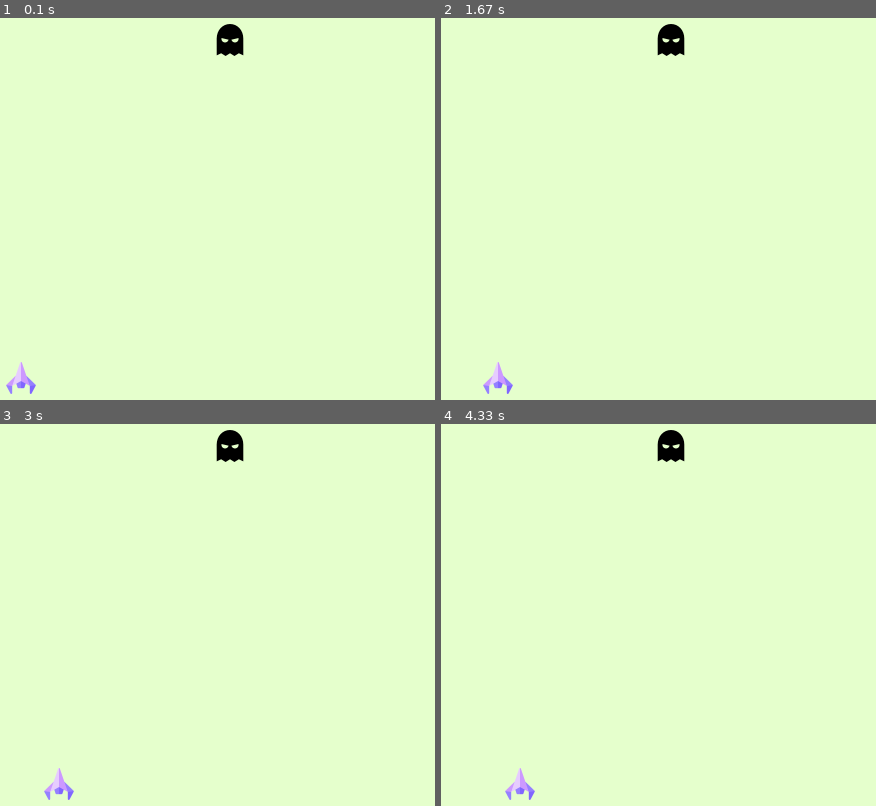
Above: before the commit, frames 1-4 (two rows, left to right).
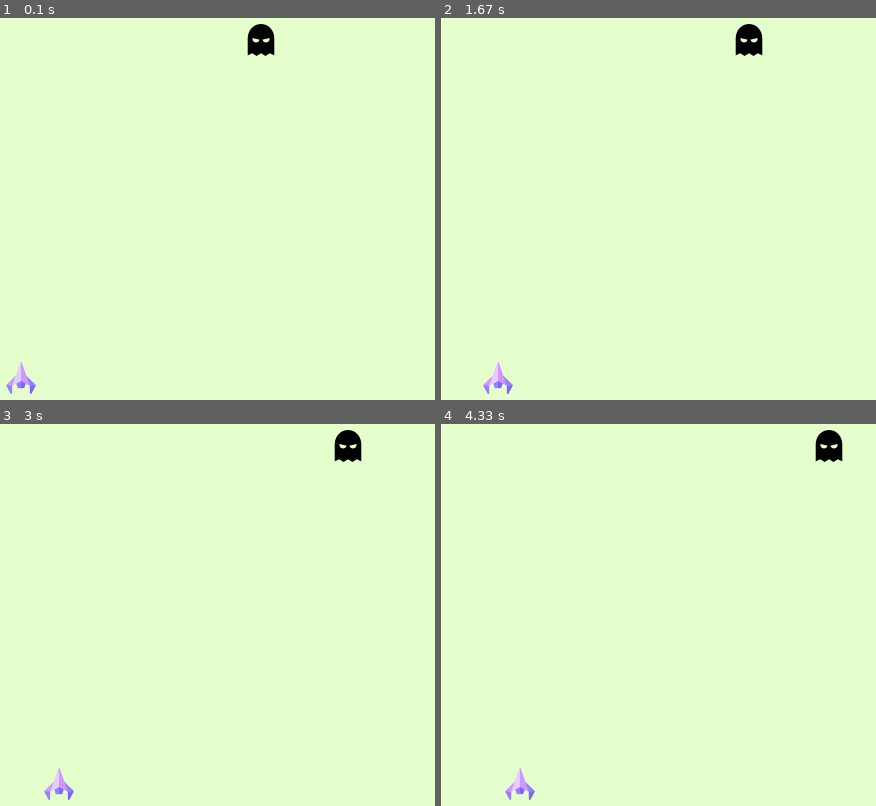
Above: after the commit, the same moments.

Repository: Arsham1024/CS4200-AI
Game: pygame game, started from Practice/Pygame/main.py
Two runs of this game, one before a commit and one after it. Both use one fixed random seed, a clock stepped at 60 frames per second and the inputs below.
Inputs:
- Up to frame 1 (0.1 s): no input
- Up to frame 2 (1.67 s): hold Right 0.33-0.8 s; hold Right 0.83-1.3 s; hold Left from 1.33 s (still down)
- Up to frame 3 (3 s): release Left at 1.87 s; hold Left 1.9-2.3 s; hold Right 2.33-2.97 s
- Up to frame 4 (4.33 s): hold Left 3-3.47 s; hold Right 3.5-3.97 s; hold Right from 4 s (still down)

The runs differ from the first frame. In frame 1, 0.9% of the frame differs, in the area x 49-64%, y 1-10%; in frame 2, 0.9%; in frame 3, 0.9%; in frame 4, 0.9%.

Commit message:
Enemey movement set up both in x and y directions

Diff:
--- a/Practice/Pygame/main.py
+++ b/Practice/Pygame/main.py
@@ -8,6 +8,7 @@
 screenY = 600
 spaceship_x = 32
 spaceship_y = 32
+enemy_sizeX = 32
 
 # create screen add (()) double pran
 screen = pygame.display.set_mode((screenX, screenY))
@@ -27,9 +28,10 @@
 # enemy vars
 enemy_img = pygame.image.load('ghost.png')
 # X and Y axis to position : Y in upside down
-enemyX = random.randint(50,750)
+enemyX = random.randint(0,screenX)
 enemyY = random.randint(50,150)
-enemyX_change = 0
+enemyX_change = 0.5
+enemyY_change = 40
 
 # PLAYER
 def player(x,y):
@@ -72,6 +74,17 @@
     if playerX <= 0 : playerX = 0
     elif playerX >= screenX-spaceship_x : playerX = screenX-spaceship_x
 
+
+    # Enemy's movement
+    enemyX += enemyX_change
+    if enemyX <= 0 :
+        enemyX_change = 1
+        enemyY += enemyY_change
+
+    elif enemyX >= screenX-enemy_sizeX:
+        enemyX_change = -1
+        enemyY += enemyY_change
+
     player(playerX,playerY)
     enemy(enemyX, enemyY)
     # necessary line to update, add everytime
